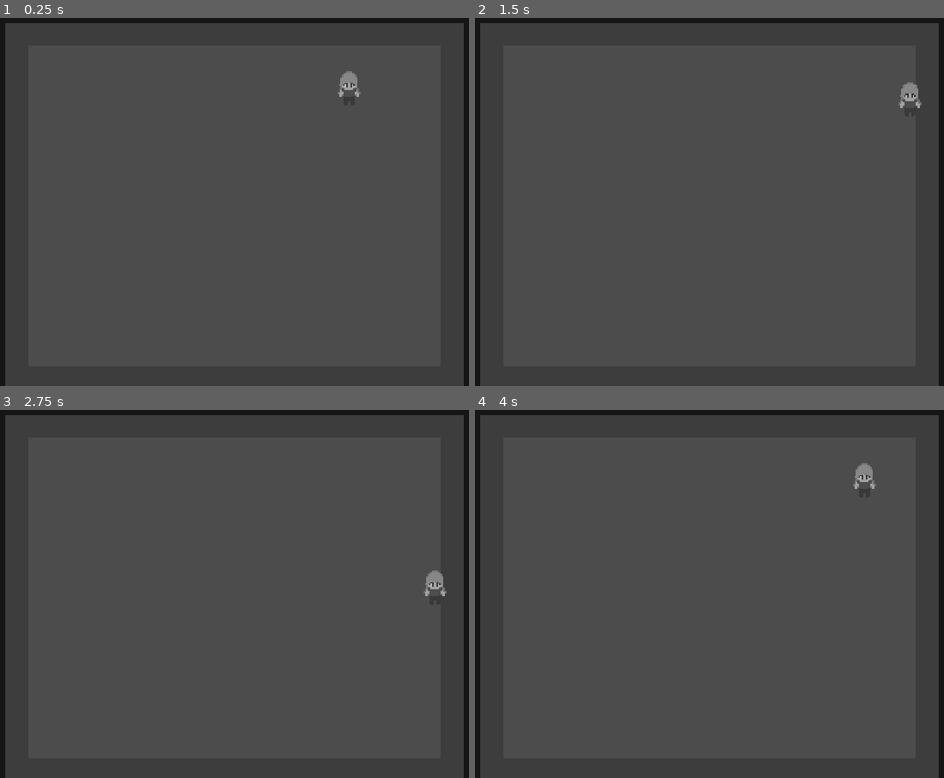
Above: before the commit, frames 1-4 (two rows, left to right).
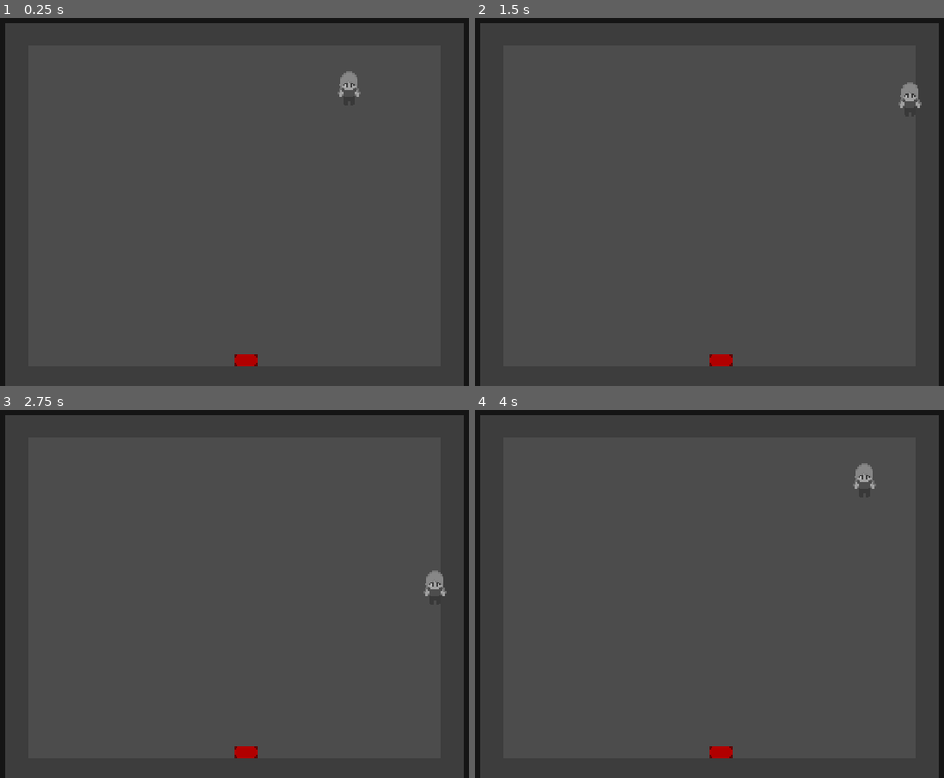
Above: after the commit, the same moments.

Repository: eilfunn/VeridianMothsGameJam
Game: Godot game, scene res://Scenes/WorldScenes/PlayerHouse.tscn
The game is run twice, just before and just after one commit, with the same random seed, the same clock (stepped at 60 frames per second) and the same inputs.
Inputs:
- Up to frame 1 (0.25 s): no input
- Up to frame 2 (1.5 s): tap Enter at 0.5 s; hold Right (ui_right) 0.53-1.28 s; hold Down (ui_down) from 1.28 s (still down)
- Up to frame 3 (2.75 s): release Down (ui_down) at 2.03 s; hold Right (ui_right) from 2.03 s (still down)
- Up to frame 4 (4 s): tap Space at 2.75 s; release Right (ui_right) at 2.78 s; hold Up (ui_up) 2.78-3.53 s; hold Left (ui_left) from 3.53 s (still down)

The runs differ from the first frame. In frame 1, 0.2% of the frame differs, in the area x 50-55%, y 91-95%; in frame 2, 0.2%; in frame 3, 0.2%; in frame 4, 0.2%.

Commit message:
Moving out of the house.
- Added new prefab that acts as an exit/entrance. WIP.
- Added new scene for the village.

Diff:
--- /dev/null
+++ b/Prefabs/ExitTile.tscn
@@ -0,0 +1,22 @@
+[gd_scene load_steps=4 format=2]
+
+[ext_resource path="res://Art/Tilesets/exit#temporary.png" type="Texture" id=1]
+[ext_resource path="res://Scripts/NextArea.gd" type="Script" id=2]
+
+[sub_resource type="RectangleShape2D" id=1]
+extents = Vector2( 8, 4 )
+
+[node name="ExitTiles" type="Node2D"]
+
+[node name="Sprite" type="Sprite" parent="."]
+texture = ExtResource( 1 )
+centered = false
+region_enabled = true
+region_rect = Rect2( 0, 0, 16, 16 )
+
+[node name="Area2D" type="Area2D" parent="Sprite"]
+script = ExtResource( 2 )
+
+[node name="CollisionShape2D" type="CollisionShape2D" parent="Sprite/Area2D"]
+position = Vector2( 8, 12 )
+shape = SubResource( 1 )
--- a/Scenes/WorldScenes/DemoScene.tscn
+++ b/Scenes/WorldScenes/DemoScene.tscn
@@ -1,8 +1,22 @@
-[gd_scene load_steps=2 format=2]
+[gd_scene load_steps=4 format=2]
 
 [ext_resource path="res://Prefabs/Player.tscn" type="PackedScene" id=1]
+[ext_resource path="res://Scripts/NextArea.gd" type="Script" id=2]
+
+[sub_resource type="RectangleShape2D" id=1]
 
 [node name="DemoWorld" type="Node2D"]
 
 [node name="Player" parent="." instance=ExtResource( 1 )]
 position = Vector2( 240, 128 )
+
+[node name="NextArea" type="Area2D" parent="."]
+position = Vector2( 240, 188 )
+scale = Vector2( 0.8, 0.4 )
+script = ExtResource( 2 )
+
+[node name="CollisionShape2D" type="CollisionShape2D" parent="NextArea"]
+shape = SubResource( 1 )
+__meta__ = {
+"_edit_lock_": true
+}
--- a/Scenes/WorldScenes/PlayerHouse.tscn
+++ b/Scenes/WorldScenes/PlayerHouse.tscn
@@ -1,8 +1,9 @@
-[gd_scene load_steps=4 format=2]
+[gd_scene load_steps=5 format=2]
 
 [ext_resource path="res://Prefabs/Player.tscn" type="PackedScene" id=1]
 [ext_resource path="res://Tilemaps/void_tile.tres" type="TileSet" id=2]
 [ext_resource path="res://Tilemaps/wall_tile.tres" type="TileSet" id=3]
+[ext_resource path="res://Prefabs/ExitTile.tscn" type="PackedScene" id=4]
 
 [node name="PlayerHouse" type="Node2D"]
 
@@ -20,3 +21,11 @@
 
 [node name="Player" parent="." instance=ExtResource( 1 )]
 position = Vector2( 320, 64 )
+
+[node name="ExitTiles" parent="." instance=ExtResource( 4 )]
+position = Vector2( 240, 240 )
+
+[node name="Area2D" parent="ExitTiles/Sprite" index="0"]
+next_area = "res://Scenes/WorldScenes/Village.tscn"
+
+[editable path="ExitTiles"]
--- /dev/null
+++ b/Scenes/WorldScenes/Village.tscn
@@ -0,0 +1,25 @@
+[gd_scene load_steps=4 format=2]
+
+[ext_resource path="res://Prefabs/Player.tscn" type="PackedScene" id=1]
+[ext_resource path="res://Prefabs/ExitTile.tscn" type="PackedScene" id=2]
+[ext_resource path="res://Tilemaps/wall_tile.tres" type="TileSet" id=3]
+
+[node name="Village" type="Node2D"]
+
+[node name="TileMap" type="TileMap" parent="."]
+tile_set = ExtResource( 3 )
+cell_size = Vector2( 16, 16 )
+format = 1
+tile_data = PoolIntArray( 9, 0, 0, 10, 0, 0, 11, 0, 0, 12, 0, 0, 13, 0, 0, 14, 0, 0, 15, 0, 0, 16, 0, 0, 17, 0, 0, 18, 0, 0, 19, 0, 0, 65545, 0, 0, 65546, 0, 0, 65547, 0, 0, 65548, 0, 0, 65549, 0, 0, 65550, 0, 0, 65551, 0, 0, 65552, 0, 0, 65553, 0, 0, 65554, 0, 0, 65555, 0, 0, 131081, 0, 0, 131082, 0, 0, 131083, 0, 0, 131084, 0, 0, 131085, 0, 0, 131086, 0, 0, 131087, 0, 0, 131088, 0, 0, 131089, 0, 0, 131090, 0, 0, 131091, 0, 0, 196617, 0, 0, 196618, 0, 0, 196619, 0, 0, 196620, 0, 0, 196621, 0, 0, 196622, 0, 0, 196623, 0, 0, 196624, 0, 0, 196625, 0, 0, 196626, 0, 0, 196627, 0, 0, 262153, 0, 0, 262154, 0, 0, 262155, 0, 0, 262156, 0, 0, 262157, 0, 0, 262158, 0, 0, 262159, 0, 0, 262160, 0, 0, 262161, 0, 0, 262162, 0, 0, 262163, 0, 0 )
+
+[node name="ExitTiles" parent="." instance=ExtResource( 2 )]
+position = Vector2( 240, 96 )
+rotation = 3.14159
+
+[node name="Area2D" parent="ExitTiles/Sprite" index="0"]
+next_area = "res://Scenes/WorldScenes/PlayerHouse.tscn"
+
+[node name="Player" parent="." instance=ExtResource( 1 )]
+position = Vector2( 224, 96 )
+
+[editable path="ExitTiles"]
--- /dev/null
+++ b/Scripts/NextArea.gd
@@ -0,0 +1,9 @@
+extends Area2D
+
+export (String, FILE, "*tscn") var next_area
+
+func _physics_process(delta):
+	var bodies = get_overlapping_bodies()
+	for body in bodies:
+		if body.name == "Player":
+			get_tree().change_scene(next_area)
Binary file added: Art/Tilesets/exit#temporary.png
Not shown, added: Art/Tilesets/exit#temporary.png.import
